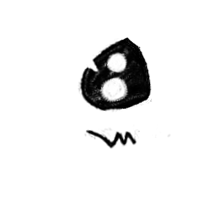
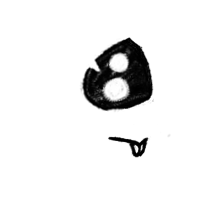
Layers edited between the first and the second 200x200 image:
added layer "Layer" above "Layer #3" over [107, 135, 151, 158]
added layer "Layer #3" above "Layer #2" over [79, 37, 157, 138]
hid "Layer #2" over [77, 37, 157, 149]
